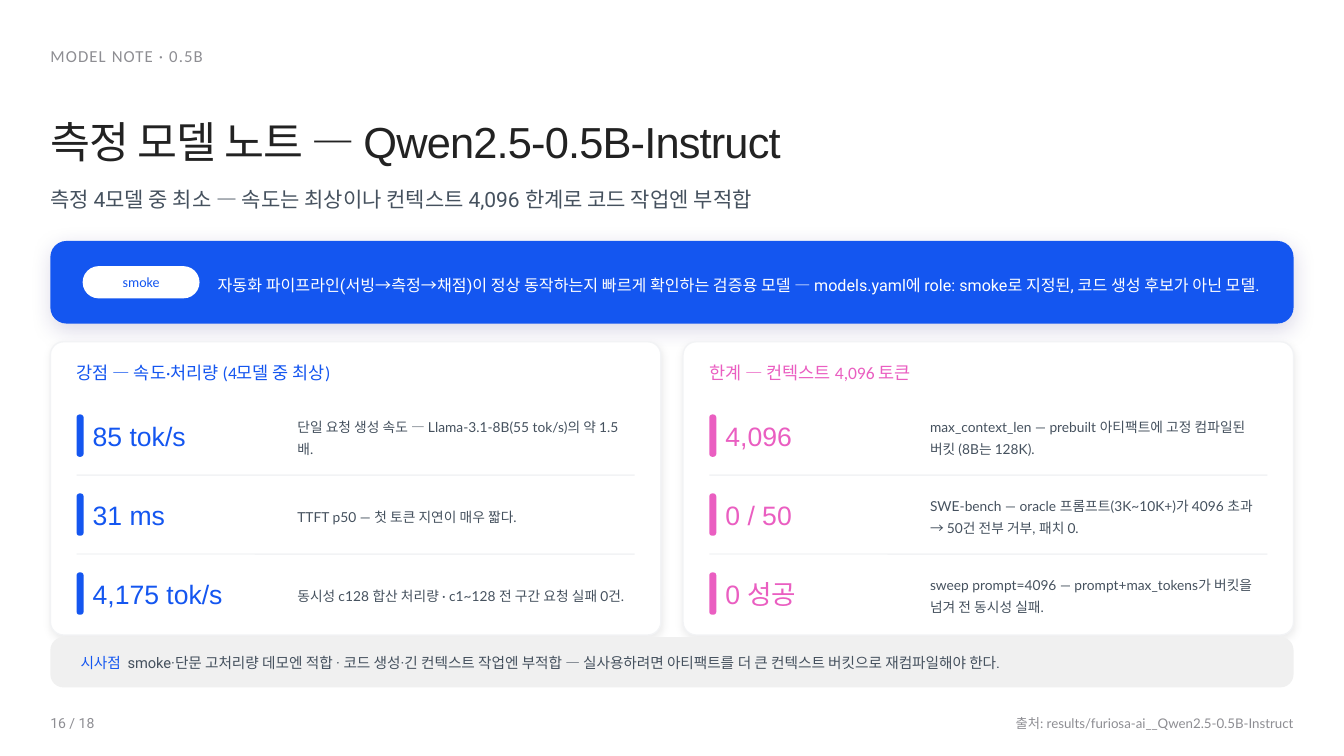
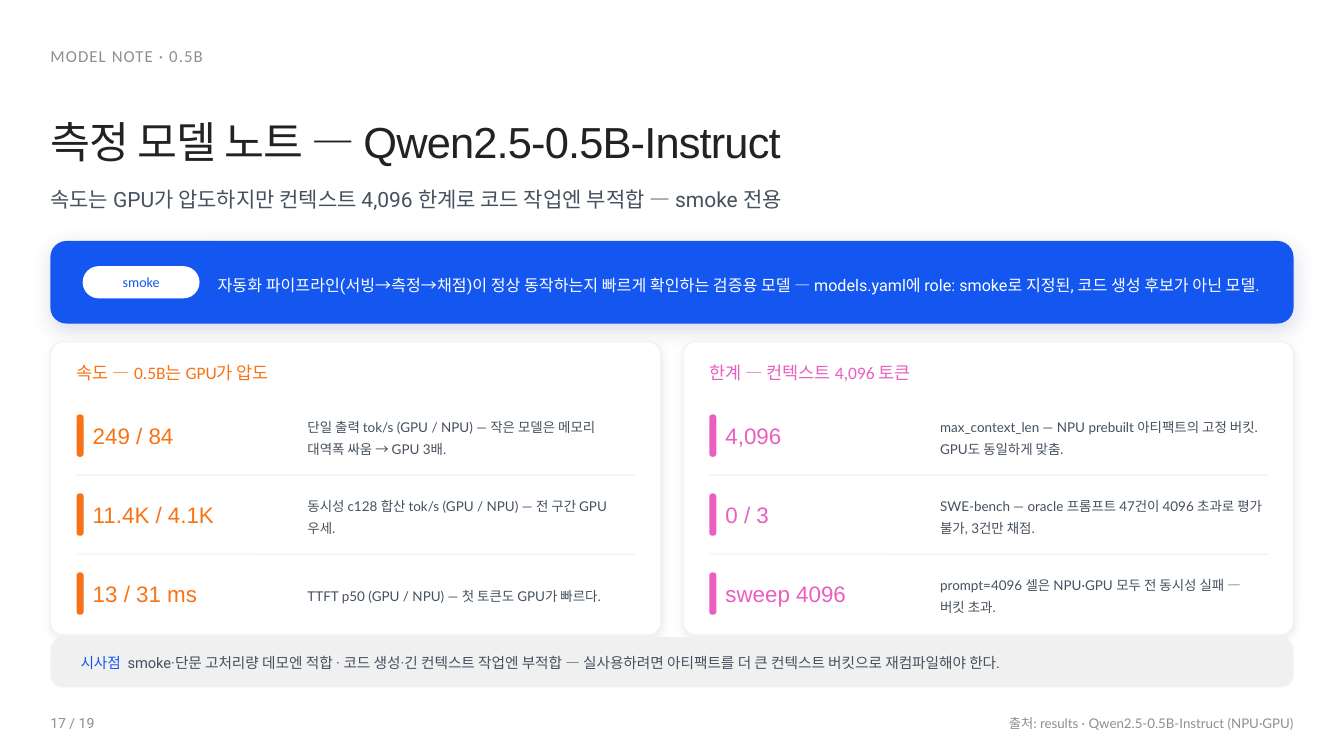
Before and after one commit to hyunjun1234/RNGD-proj, a slide deck: slide 17 of Model_Benchmark/ppt/RNGD_Benchmark.pptx (slide 16 before the commit). Drawn at 1344x756 pixels with LibreOffice and Linux fonts; fonts in the diff are those of the drawing. Boxes give left, top, right and bottom in pixels: in the first picture for what was removed or moved away, otherwise in the second. Text is boxed around its words. In the diff, an @@ line names an element or a change of style, - is before the commit and + after.

```diff
--- a/Model_Benchmark/ppt/RNGD_Benchmark.pptx
+++ b/Model_Benchmark/ppt/RNGD_Benchmark.pptx
@@ text at box(50, 189, 782, 210): text changed @@
-측정 4모델 중 최소 — 속도는 최상이나 컨텍스트 4,096 한계로 코드 작업엔 부적합
+속도는 GPU가 압도하지만 컨텍스트 4,096 한계로 코드 작업엔 부적합 — smoke 전용
@@ text at box(77, 364, 269, 381): text changed; text colour #1456F0 to #F97316 @@
-강점 — 속도·처리량 (4모델 중 최상)
+속도 — 0.5B는 GPU가 압도
@@ text "4,096" at box(725, 428, 781, 447): size 19 to 16 pt @@
@@ text at box(93, 428, 174, 445): text changed; size 19 to 16 pt; text colour #1456F0 to #F97316 @@
-85 tok/s
+249 / 84
@@ text at box(307, 421, 595, 455): text changed; size 9.8 to 9.6 pt @@
-단일 요청 생성 속도 — Llama-3.1-8B(55 tok/s)의 약 1.5배.
+단일 출력 tok/s (GPU / NPU) — 작은 모델은 메모리 대역폭 싸움 → GPU 3배.
@@ text at box(940, 421, 1258, 455): text changed; size 9.8 to 9.6 pt @@
-max_context_len — prebuilt 아티팩트에 고정 컴파일된 버킷 (8B는 128K).
+max_context_len — NPU prebuilt 아티팩트의 고정 버킷. GPU도 동일하게 맞춤.
@@ text at box(93, 507, 214, 523): text changed; size 19 to 16 pt; text colour #1456F0 to #F97316 @@
-31 ms
+11.4K / 4.1K
@@ text at box(307, 500, 607, 534): text changed; size 9.8 to 9.6 pt @@
-TTFT p50 — 첫 토큰 지연이 매우 짧다.
+동시성 c128 합산 tok/s (GPU / NPU) — 전 구간 GPU 우세.
@@ text at box(725, 507, 768, 523): text changed; size 19 to 16 pt @@
-0 / 50
+0 / 3
@@ text at box(940, 500, 1262, 535): text changed; size 9.8 to 9.6 pt @@
-SWE-bench — oracle 프롬프트(3K~10K+)가 4096 초과 → 50건 전부 거부, 패치 0.
+SWE-bench — oracle 프롬프트 47건이 4096 초과로 평가 불가, 3건만 채점.
@@ fill #1456F0 to #F97316 in 3 elements at box(77, 414, 84, 457), box(77, 493, 84, 535), box(77, 573, 84, 615) @@
@@ text at box(93, 586, 197, 603): text changed; size 19 to 16 pt; text colour #1456F0 to #F97316 @@
-4,175 tok/s
+13 / 31 ms
@@ text at box(307, 590, 600, 604): text changed; size 9.8 to 9.6 pt @@
-동시성 c128 합산 처리량 · c1~128 전 구간 요청 실패 0건.
+TTFT p50 (GPU / NPU) — 첫 토큰도 GPU가 빠르다.
@@ text at box(725, 586, 846, 607): text changed; size 19 to 16 pt @@
-0 성공
+sweep 4096
@@ text at box(940, 579, 1225, 613): text changed; size 9.8 to 9.6 pt @@
-sweep prompt=4096 — prompt+max_tokens가 버킷을 넘겨 전 동시성 실패.
+prompt=4096 셀은 NPU·GPU 모두 전 동시성 실패 — 버킷 초과.
@@ text at box(50, 718, 95, 728): text changed @@
-16 / 18
+17 / 19
@@ text at box(1009, 717, 1294, 730): text changed @@
-출처: results/furiosa-ai__Qwen2.5-0.5B-Instruct
+출처: results · Qwen2.5-0.5B-Instruct (NPU·GPU)
```
Also in this commit, not shown: 13 other slides changed, 5 slides added, 4 slides removed, 6 other files.
